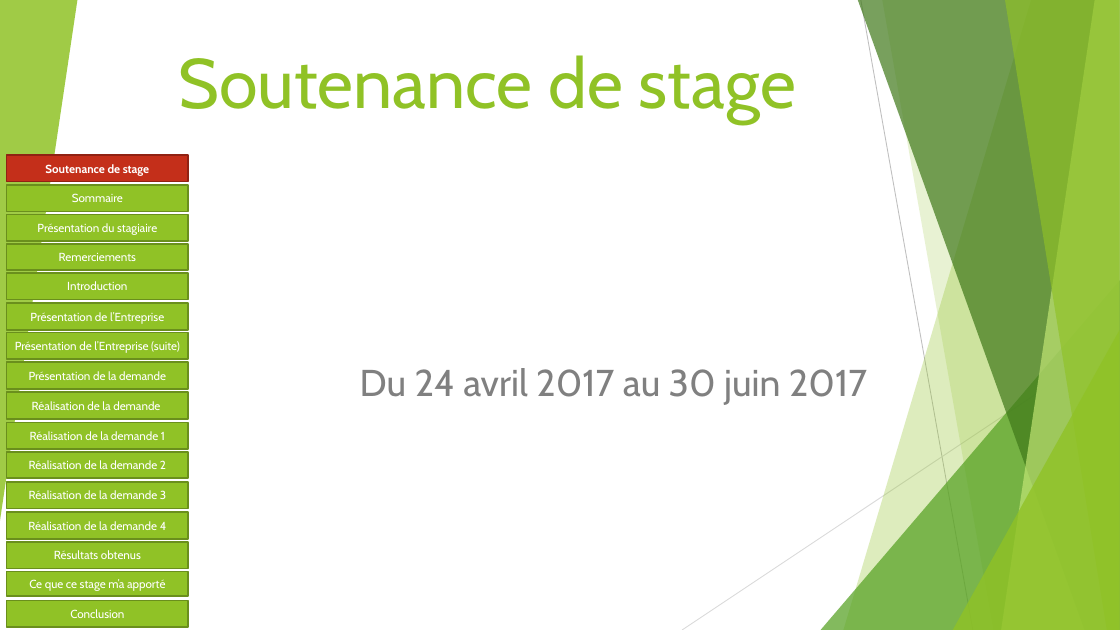
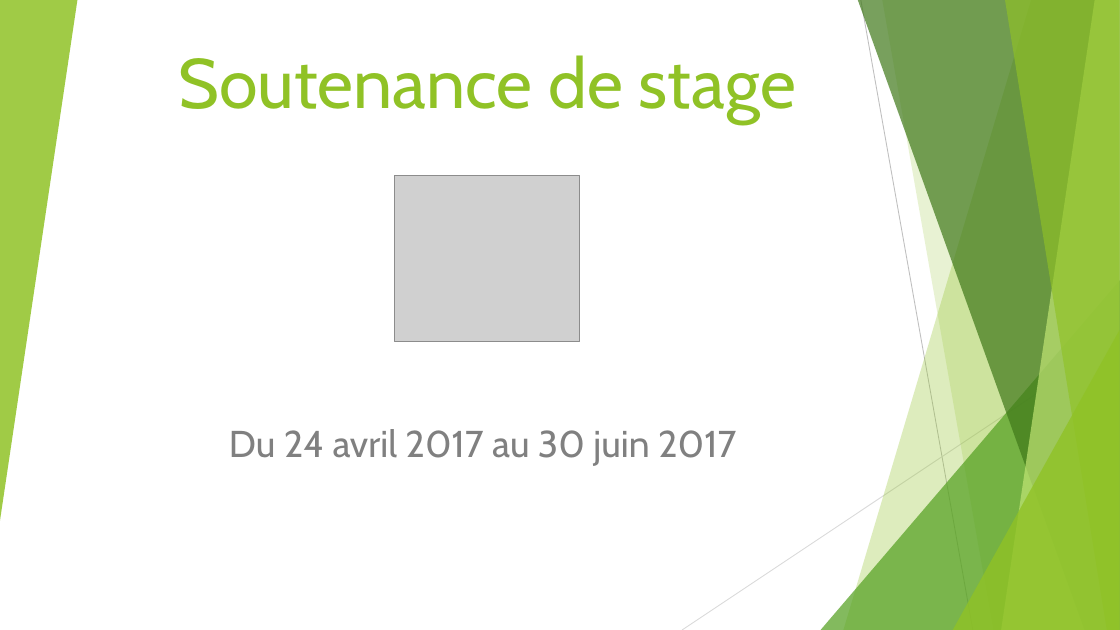
Before and after one commit to Sophie36/LASERSTORE, a slide deck: slide 1 of SOUTENANCE/Soutenance de stage.pptx. Drawn at 1120x630 pixels with LibreOffice and Linux fonts; fonts in the diff are those of the drawing; grey boxes stand for pictures. Boxes give left, top, right and bottom in pixels: in the first picture for what was removed or moved away, otherwise in the second. Text is boxed around its words. In the diff, an @@ line names an element or a change of style, - is before the commit and + after.

```diff
--- a/SOUTENANCE/Soutenance de stage.pptx
+++ b/SOUTENANCE/Soutenance de stage.pptx
@@ rectangle removed at box(7, 155, 188, 182) @@
-Soutenance de stage
@@ picture added at box(394, 176, 580, 342) @@
@@ rectangle removed at box(7, 185, 188, 212) @@
-Sommaire
@@ rectangle removed at box(7, 214, 188, 241) @@
-Présentation du stagiaire
@@ rectangle removed at box(7, 245, 188, 271) @@
-Remerciements
@@ rectangle removed at box(7, 273, 188, 300) @@
-Introduction
@@ rectangle removed at box(7, 303, 188, 330) @@
-Présentation de l’Entreprise
@@ rectangle removed at box(7, 333, 188, 360) @@
-Présentation de l’Entreprise (suite)
@@ rectangle removed at box(7, 362, 188, 389) @@
-Présentation de la demande
@@ rectangle removed at box(7, 392, 188, 419) @@
-Réalisation de la demande
@@ subtitle "Du 24 avril 2017 au ...": place and size @@
-subtitle "Du 24 avril 2017 au ..." at box(360, 368, 867, 405)
+subtitle "Du 24 avril 2017 au ..." at box(229, 429, 736, 465)
@@ rectangle removed at box(7, 423, 188, 450) @@
-Réalisation de la demande 1
@@ rectangle removed at box(7, 452, 188, 479) @@
-Réalisation de la demande 2
@@ rectangle removed at box(7, 482, 188, 509) @@
-Réalisation de la demande 3
@@ rectangle removed at box(7, 513, 188, 539) @@
-Réalisation de la demande 4
@@ rectangle removed at box(7, 542, 188, 569) @@
-Résultats obtenus
@@ rectangle removed at box(7, 571, 188, 597) @@
-Ce que ce stage m’a apporté
@@ rectangle removed at box(7, 601, 188, 628) @@
-Conclusion
```
Also in this commit, not shown: 15 other slides changed.
